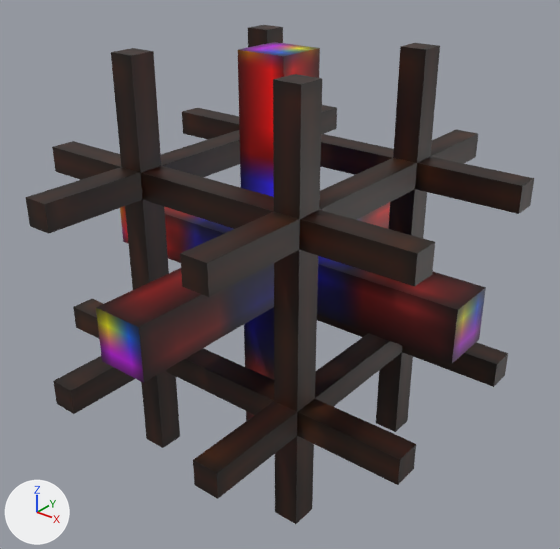
Before and after pictures for a commit that changed the Blender file resources/mods/projectred/textures/obj/wiring/jacketedalloy.blend.
Rendered twice from a camera (50 mm lens) standing at (1.067, -1.329, 1.29) and looking at (0.01, -0.009, 0.471). Lighting does not change. The marker at lower left points along +X, +Y and +Z.

Objects in the first picture: 'frame_D', 'frame_E', 'frame_N', 'frame_S', 'frame_U', 'frame_W', 'frame_center', 'wire_D', 'wire_E', 'wire_N', 'wire_U', 'wire_W'.
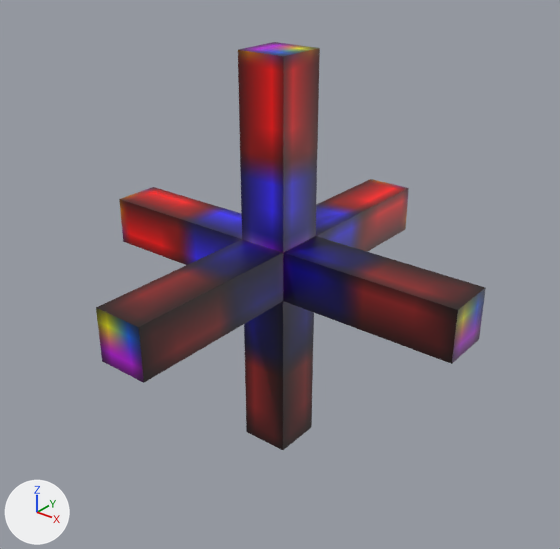
Location of each change, (x1, y1, x2, y2) in pixels of the pictures (560 x 549 px):
'frame_center', hidden (black): before (125, 130, 427, 415)
'frame_N', hidden: before (26, 167, 300, 499)
'frame_E', hidden: before (297, 157, 534, 485)
'frame_U', hidden: before (111, 25, 440, 219)
'frame_D', hidden (black): before (141, 352, 413, 524)
'frame_W', hidden: before (52, 108, 239, 338)
'frame_S', hidden: before (321, 105, 478, 163)
'wire_D', unchanged, uncovered by the edit: before (244, 307, 274, 421); after (244, 301, 314, 450)
'wire_W', unchanged, uncovered by the edit: before (120, 206, 234, 263); after (119, 187, 274, 265)
'wire_S', unchanged, uncovered by the edit: before (357, 202, 390, 229); after (276, 179, 409, 253)

Diff of the bpy script that builds the scene:
```diff
--- a/resources/mods/projectred/textures/obj/wiring/jacketedalloy.blend.py
+++ b/resources/mods/projectred/textures/obj/wiring/jacketedalloy.blend.py
@@ ob_frame_center @@
 ob_frame_center.scale = (0.25, 0.25, 0.25)
+ob_frame_center.hide_viewport = True
@@ ob_frame_d @@
 ob_frame_d.scale = (0.25, 0.25, 0.25)
+ob_frame_d.hide_viewport = True
@@ ob_frame_u @@
 ob_frame_u.scale = (0.25, 0.25, 0.25)
+ob_frame_u.hide_viewport = True
@@ ob_frame_n @@
 ob_frame_n.scale = (0.25, 0.25, 0.25)
+ob_frame_n.hide_viewport = True
@@ ob_frame_s @@
 ob_frame_s.scale = (0.25, 0.25, 0.25)
+ob_frame_s.hide_viewport = True
@@ ob_frame_e @@
 ob_frame_e.scale = (0.25, 0.25, 0.25)
+ob_frame_e.hide_viewport = True
@@ ob_frame_w @@
 ob_frame_w.scale = (0.25, 0.25, 0.25)
+ob_frame_w.hide_viewport = True
```
